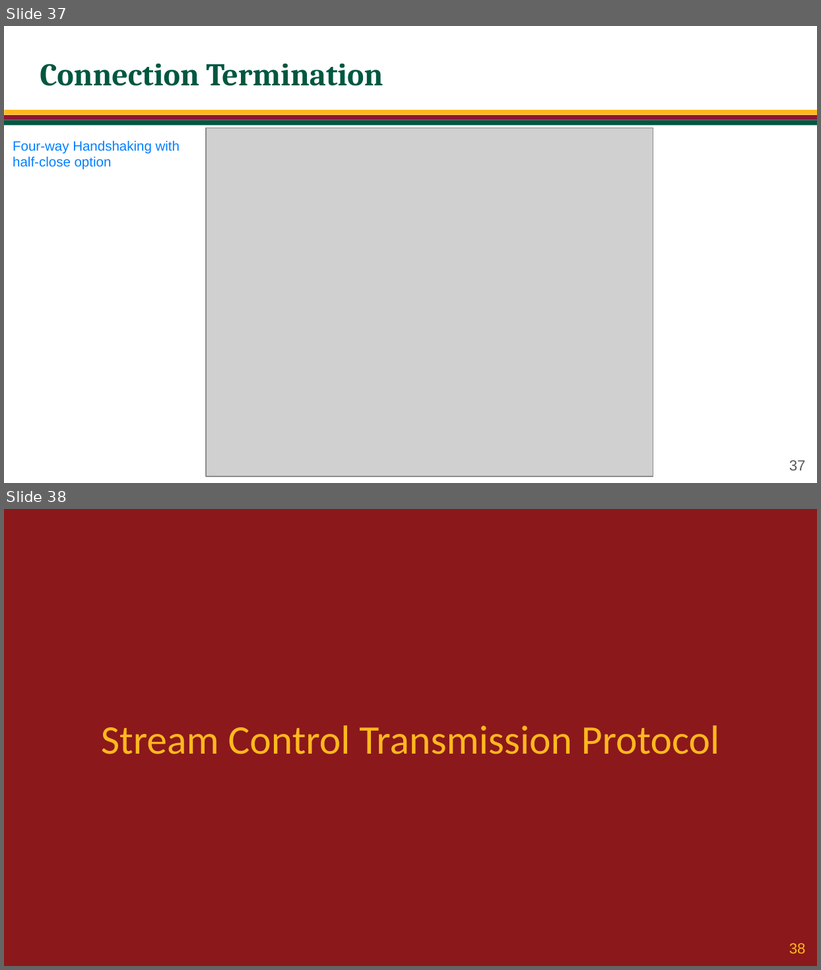
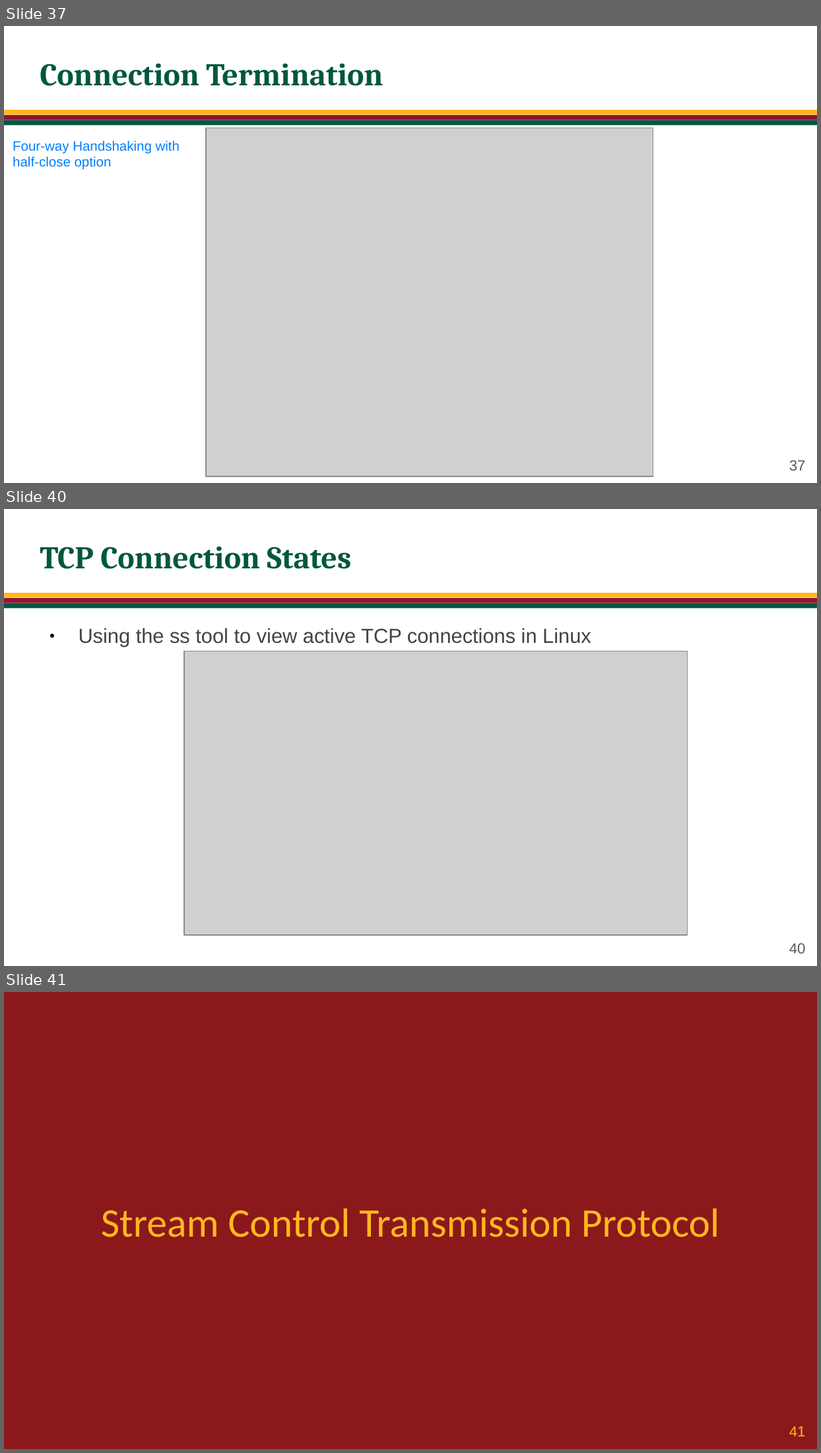
Before and after one commit to jachermocilla/extra-course-materials, a slide deck: cmsc137/slides-rsm/CMSC 137 - 22 - Transport Layer.odp. Shown one above the other, each under a label of ours: slides 37 and 38 before the commit, slides 37, 40 and 41 after it; the slides between them are not shown. The pictures are 821x970 and 821x1453 pixels, drawn with LibreOffice and Linux fonts; fonts in the diff are those of the drawing; grey boxes stand for pictures; background and template pictures are left out. Boxes give left, top, right and bottom in pixels: in the first picture for what was removed or moved away, otherwise in the second. Text is boxed around its words. In the diff, an @@ line names an element or a change of style, - is before the commit and + after.

```diff
--- a/cmsc137/slides-rsm/CMSC 137 - 22 - Transport Layer.odp
+++ b/cmsc137/slides-rsm/CMSC 137 - 22 - Transport Layer.odp
@@ slide 40 added at bbox=[4, 509, 817, 966], background #FFFFFF; not listed: 3 template elements that a slide beside it also shows @@
@@ title added at bbox=[40, 547, 351, 569], 28 pt, text #005740, bold @@
+TCP Connection States
@@ text added at bbox=[79, 628, 591, 647], 18 pt, text #434343 @@
+● Using the ss tool to view active TCP connections in Linux
@@ picture added at bbox=[184, 652, 687, 936] @@
@@ page number added at bbox=[789, 943, 806, 954], 13 pt, text #595959 @@
+40
@@ what was slide 38 is now slide 41 @@
@@ page number at bbox=[789, 1426, 806, 1437]: text changed @@
-38
+41
```
Also in this commit, not shown: 1 slide changed, 2 other slides added, 1 other file.
